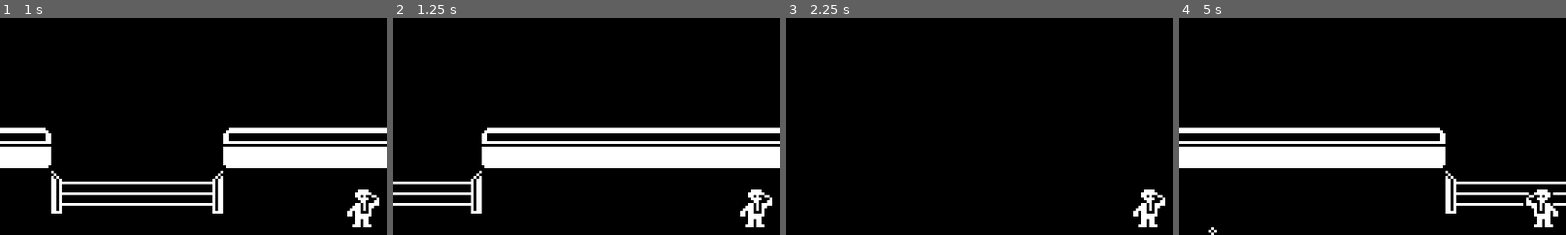
Above: before the commit, frames 1-4 (left to right).
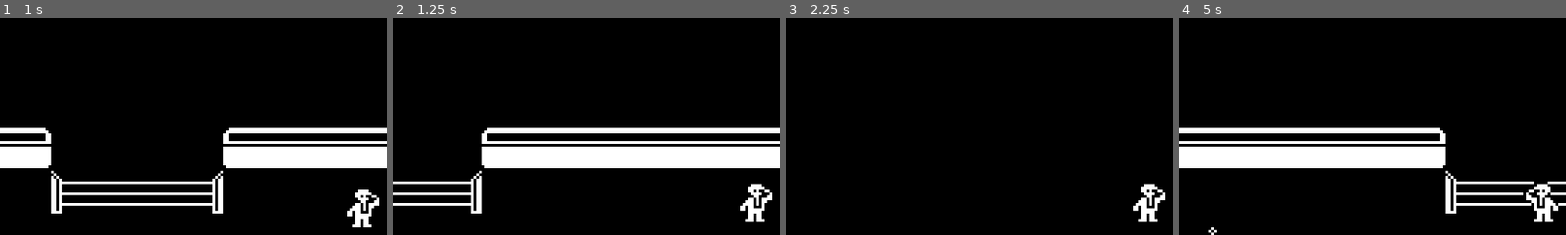
Above: after the commit, the same moments.

Repository: davy-bitencourt/museu_de_dinosauro
Game: Godot game, scene res://scenes/cena.tscn
Same seed, same stepped clock (60 frames per second), same inputs: the game is played once before the commit and once after it. The project has no main scene, so this scene is started directly.
Inputs:
- Up to frame 1 (1 s): tap Enter at 0.5 s; hold Right (ui_right) from 0.53 s (still down)
- Up to frame 2 (1.25 s): keep holding Right (ui_right)
- Up to frame 3 (2.25 s): release Right (ui_right) at 1.28 s; hold Down (ui_down) 1.28-2.03 s; hold Right (ui_right) from 2.03 s (still down)
- Up to frame 4 (5 s): release Right (ui_right) at 2.78 s; hold Up (ui_up) 2.78-3.53 s; hold Left (ui_left) from 3.53 s (still down)
The pictures show only the part of the screen within x 3-53%, y 6-56%; the shares and areas given below are measured in that part.

Frame 1 is identical in both runs. In frame 2, 0.7% of the frame differs, in the area x 89-98%, y 76-97%; in frame 3, 0.7%; in frame 4, 0.8%, in the area x 88-98%, y 75-97%.

Commit message:
update: player moviment & main and gameover screen placeholders

Diff:
--- /dev/null
+++ b/main.gd
@@ -0,0 +1,7 @@
+extends Control
+
+func _ready() -> void:
+	$Button.pressed.connect(_on_button_pressed)
+
+func _on_button_pressed() -> void:
+	get_tree().change_scene_to_file.call_deferred("res://scenes/cena.tscn")
--- a/scenes/entity.tscn
+++ b/scenes/entity.tscn
@@ -1,13 +1,63 @@
 [gd_scene format=3 uid="uid://ccrhonpavwps4"]
 
-[ext_resource type="Script" uid="uid://cuw2rxrj70c3w" path="res://entity_moviment.gd" id="1_nwmpt"]
+[ext_resource type="Script" uid="uid://cuw2rxrj70c3w" path="res://scripts/entity_moviment.gd" id="1_nwmpt"]
 [ext_resource type="Texture2D" uid="uid://cuvk2lp3hct2x" path="res://sprites/dino.png" id="2_uqc13"]
+
+[sub_resource type="CircleShape2D" id="CircleShape2D_gr72c"]
+radius = 17.029387
 
 [sub_resource type="RectangleShape2D" id="RectangleShape2D_uqc13"]
 size = Vector2(16, 16)
 
+[sub_resource type="Animation" id="Animation_dqkch"]
+length = 0.001
+tracks/0/type = "value"
+tracks/0/imported = false
+tracks/0/enabled = true
+tracks/0/path = NodePath("Sprite2D:offset:y")
+tracks/0/interp = 1
+tracks/0/loop_wrap = true
+tracks/0/keys = {
+"times": PackedFloat32Array(0),
+"transitions": PackedFloat32Array(1),
+"update": 1,
+"values": [0.0]
+}
+
+[sub_resource type="Animation" id="Animation_g2els"]
+resource_name = "stop"
+length = 0.35
+loop_mode = 1
+tracks/0/type = "value"
+tracks/0/imported = false
+tracks/0/enabled = true
+tracks/0/path = NodePath("Sprite2D:offset:y")
+tracks/0/interp = 1
+tracks/0/loop_wrap = true
+tracks/0/keys = {
+"times": PackedFloat32Array(0, 0.2),
+"transitions": PackedFloat32Array(0.25, 0.25),
+"update": 1,
+"values": [0.0, -2.0]
+}
+
+[sub_resource type="Animation" id="Animation_qhqgy"]
+resource_name = "walking"
+
+[sub_resource type="AnimationLibrary" id="AnimationLibrary_gr72c"]
+_data = {
+&"RESET": SubResource("Animation_dqkch"),
+&"move": SubResource("Animation_g2els"),
+&"stop": SubResource("Animation_qhqgy")
+}
+
 [node name="Entity" type="CharacterBody2D" unique_id=1103176739]
 script = ExtResource("1_nwmpt")
+
+[node name="Area2D" type="Area2D" parent="." unique_id=1210139568]
+
+[node name="CollisionShape2D" type="CollisionShape2D" parent="Area2D" unique_id=1396079697]
+shape = SubResource("CircleShape2D_gr72c")
 
 [node name="Sprite2D" type="Sprite2D" parent="." unique_id=1357845342]
 texture_filter = 1
@@ -15,3 +65,6 @@
 
 [node name="CollisionShape2D" type="CollisionShape2D" parent="." unique_id=796100969]
 shape = SubResource("RectangleShape2D_uqc13")
+
+[node name="AnimationPlayer" type="AnimationPlayer" parent="." unique_id=297046167]
+libraries/ = SubResource("AnimationLibrary_gr72c")
--- /dev/null
+++ b/scenes/game_over.tscn
@@ -0,0 +1,39 @@
+[gd_scene format=3 uid="uid://cinw23prfve7m"]
+
+[ext_resource type="Texture2D" uid="uid://cvjetyoua16uy" path="res://sprites/game_over.jpg" id="1_xeevv"]
+
+[sub_resource type="LabelSettings" id="LabelSettings_wqhvx"]
+font_size = 150
+font_color = Color(0, 0, 0, 1)
+outline_size = 13
+
+[node name="GameOver" type="Control" unique_id=675295194]
+layout_mode = 3
+anchors_preset = 15
+anchor_right = 1.0
+anchor_bottom = 1.0
+grow_horizontal = 2
+grow_vertical = 2
+
+[node name="TextureRect" type="TextureRect" parent="." unique_id=18347135]
+layout_mode = 1
+anchors_preset = 15
+anchor_right = 1.0
+anchor_bottom = 1.0
+offset_left = -79.0
+offset_top = -37.0
+offset_right = 134.0
+offset_bottom = 83.0
+grow_horizontal = 2
+grow_vertical = 2
+texture = ExtResource("1_xeevv")
+
+[node name="Label" type="Label" parent="." unique_id=1921204225]
+layout_mode = 0
+offset_left = -3.0
+offset_right = 1155.0
+offset_bottom = 205.0
+text = "GAME OVER"
+label_settings = SubResource("LabelSettings_wqhvx")
+horizontal_alignment = 1
+vertical_alignment = 1
--- /dev/null
+++ b/scenes/main.tscn
@@ -0,0 +1,33 @@
+[gd_scene format=3 uid="uid://cnqnuisxqk46n"]
+
+[ext_resource type="Script" uid="uid://rlxy5thvkad2" path="res://main.gd" id="1_0wfyh"]
+[ext_resource type="Texture2D" uid="uid://dstpa4a4dodjr" path="res://sprites/capa.jpg" id="2_sugp2"]
+
+[node name="main" type="Control" unique_id=280202586]
+layout_mode = 3
+anchors_preset = 15
+anchor_right = 1.0
+anchor_bottom = 1.0
+grow_horizontal = 2
+grow_vertical = 2
+script = ExtResource("1_0wfyh")
+
+[node name="TextureRect" type="TextureRect" parent="." unique_id=1197791898]
+layout_mode = 1
+anchors_preset = -1
+anchor_right = 1.0
+anchor_bottom = 1.0
+offset_left = -79.0
+offset_top = -58.0
+offset_right = 134.0
+offset_bottom = 62.0
+texture = ExtResource("2_sugp2")
+stretch_mode = 3
+
+[node name="Button" type="Button" parent="." unique_id=32655706]
+layout_mode = 0
+offset_left = 516.0
+offset_top = 485.0
+offset_right = 656.0
+offset_bottom = 535.0
+text = "Play"
--- a/scenes/player.tscn
+++ b/scenes/player.tscn
@@ -1,10 +1,52 @@
 [gd_scene format=3 uid="uid://dnt2l8oy3uqws"]
 
-[ext_resource type="Script" uid="uid://dkw656e0v6ti1" path="res://player_moviment.gd" id="1_i3pqv"]
+[ext_resource type="Script" uid="uid://dkw656e0v6ti1" path="res://scripts/player_moviment.gd" id="1_i3pqv"]
 [ext_resource type="Texture2D" uid="uid://c6riaa6cihrjj" path="res://sprites/ben_stiler.png" id="2_onrkg"]
 
 [sub_resource type="RectangleShape2D" id="RectangleShape2D_mxkdn"]
 size = Vector2(14, 16)
+
+[sub_resource type="Animation" id="Animation_dqkch"]
+length = 0.001
+tracks/0/type = "value"
+tracks/0/imported = false
+tracks/0/enabled = true
+tracks/0/path = NodePath("Sprite2D:offset:y")
+tracks/0/interp = 1
+tracks/0/loop_wrap = true
+tracks/0/keys = {
+"times": PackedFloat32Array(0),
+"transitions": PackedFloat32Array(1),
+"update": 1,
+"values": [0.0]
+}
+
+[sub_resource type="Animation" id="Animation_g2els"]
+resource_name = "stop"
+length = 0.35
+loop_mode = 1
+tracks/0/type = "value"
+tracks/0/imported = false
+tracks/0/enabled = true
+tracks/0/path = NodePath("Sprite2D:offset:y")
+tracks/0/interp = 1
+tracks/0/loop_wrap = true
+tracks/0/keys = {
+"times": PackedFloat32Array(0, 0.2),
+"transitions": PackedFloat32Array(0.25, 0.25),
+"update": 1,
+"values": [0.0, -2.0]
+}
+
+[sub_resource type="Animation" id="Animation_qhqgy"]
+resource_name = "walking"
+
+[sub_resource type="AnimationLibrary" id="AnimationLibrary_dqkch"]
+_data = {
+&"RESET": SubResource("Animation_dqkch"),
+&"move": SubResource("Animation_g2els"),
+&"stop": SubResource("Animation_qhqgy")
+}
 
 [node name="Player" type="CharacterBody2D" unique_id=937131686 groups=["Player"]]
 script = ExtResource("1_i3pqv")
@@ -18,3 +60,6 @@
 
 [node name="Camera2D" type="Camera2D" parent="." unique_id=1421741899]
 zoom = Vector2(4, 4)
+
+[node name="AnimationPlayer" type="AnimationPlayer" parent="." unique_id=1889529504]
+libraries/ = SubResource("AnimationLibrary_dqkch")
--- a/scripts/colectable.gd
+++ b/scripts/colectable.gd
@@ -1,7 +1,7 @@
 extends Area2D
 enum Type { ARTEFATO, ITEM }
 @export var type : Type;
-@export var n_item = 0;
+@export var n_item : int = 0;
 
 func _ready() -> void:
 	$Sprite2D.frame = n_item;
--- a/scripts/entity_moviment.gd
+++ b/scripts/entity_moviment.gd
@@ -1,14 +1,20 @@
 extends CharacterBody2D
 
-@export var speed: float = 120.0
+@export var speed: float = 125.0
 var target: Node2D
+
+func _ready() -> void:
+	$Area2D.body_entered.connect(_on_body_entered)
 
 func _physics_process(_delta):
 	var player = get_tree().get_first_node_in_group("Player")
 	if player:
 		velocity = global_position.direction_to(player.global_position) * speed
-		if velocity.x > 0:
-			$Sprite2D.flip_h =  true
-		elif velocity.x < 0:
-			$Sprite2D.flip_h =  false
+		if velocity.x > 0: $Sprite2D.flip_h =  true
+		elif velocity.x < 0: $Sprite2D.flip_h =  false
+		$AnimationPlayer.play("move")
 		move_and_slide()
+
+func _on_body_entered(body: Node2D) -> void:
+	if body.is_in_group("Player"):
+		get_tree().change_scene_to_file.call_deferred("res://scenes/game_over.tscn")
--- a/scripts/player_moviment.gd
+++ b/scripts/player_moviment.gd
@@ -5,8 +5,11 @@
 func _physics_process(_delta: float) -> void:
 	var direction := Input.get_vector("ui_left", "ui_right", "ui_up", "ui_down")
 	velocity = direction * speed
-	if direction.x < 0:
-		$Sprite2D.flip_h =  true
-	elif direction.x > 0:
-		$Sprite2D.flip_h =  false
+
+	if Input.get_vector("ui_left", "ui_right", "ui_up", "ui_down"): $AnimationPlayer.play("move")
+	else: $AnimationPlayer.play("stop")
+
+	if direction.x < 0: $Sprite2D.flip_h =  true
+	elif direction.x > 0: $Sprite2D.flip_h =  false
+
 	move_and_slide()
Not shown, added: main.gd.uid
Binary file added: sprites/capa.jpg
Not shown, added: sprites/capa.jpg.import
Binary file added: sprites/game_over.jpg
Not shown, added: sprites/game_over.jpg.import
Binary file added: sprites/win.jpg
Not shown, added: sprites/win.jpg.import
